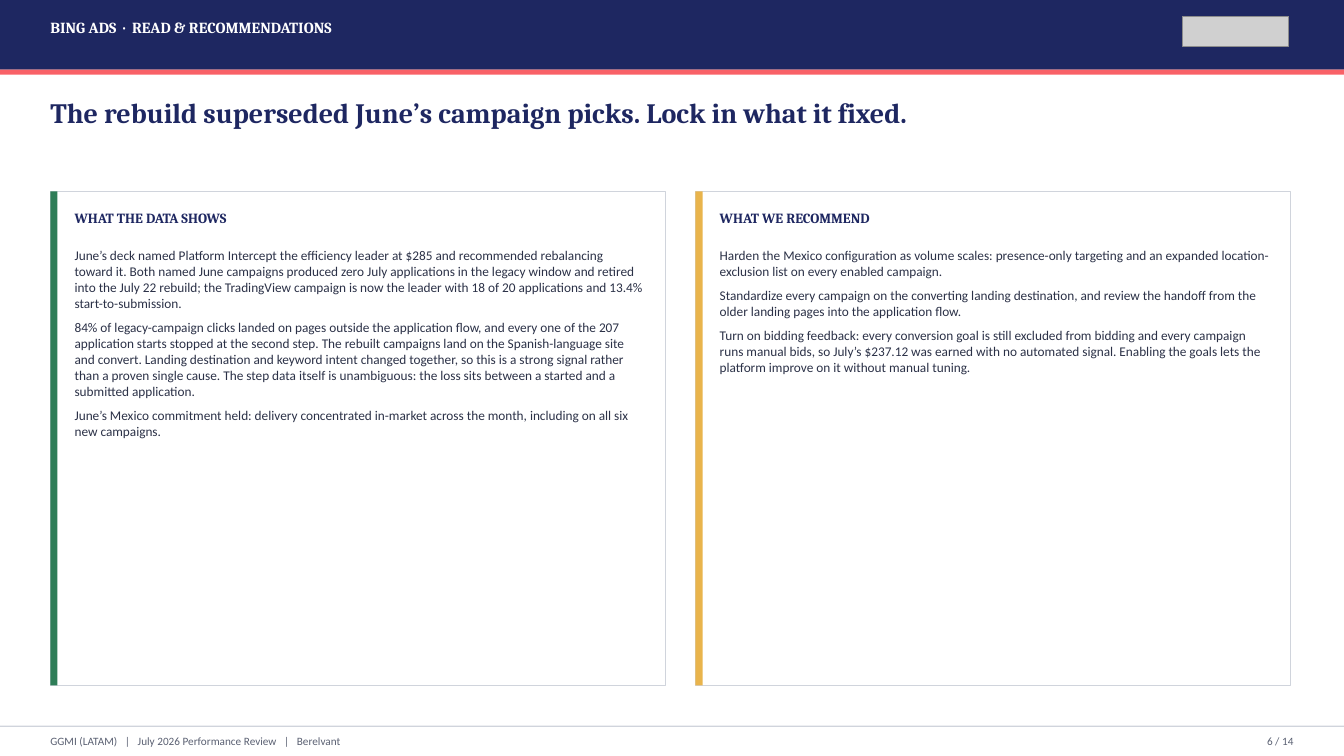
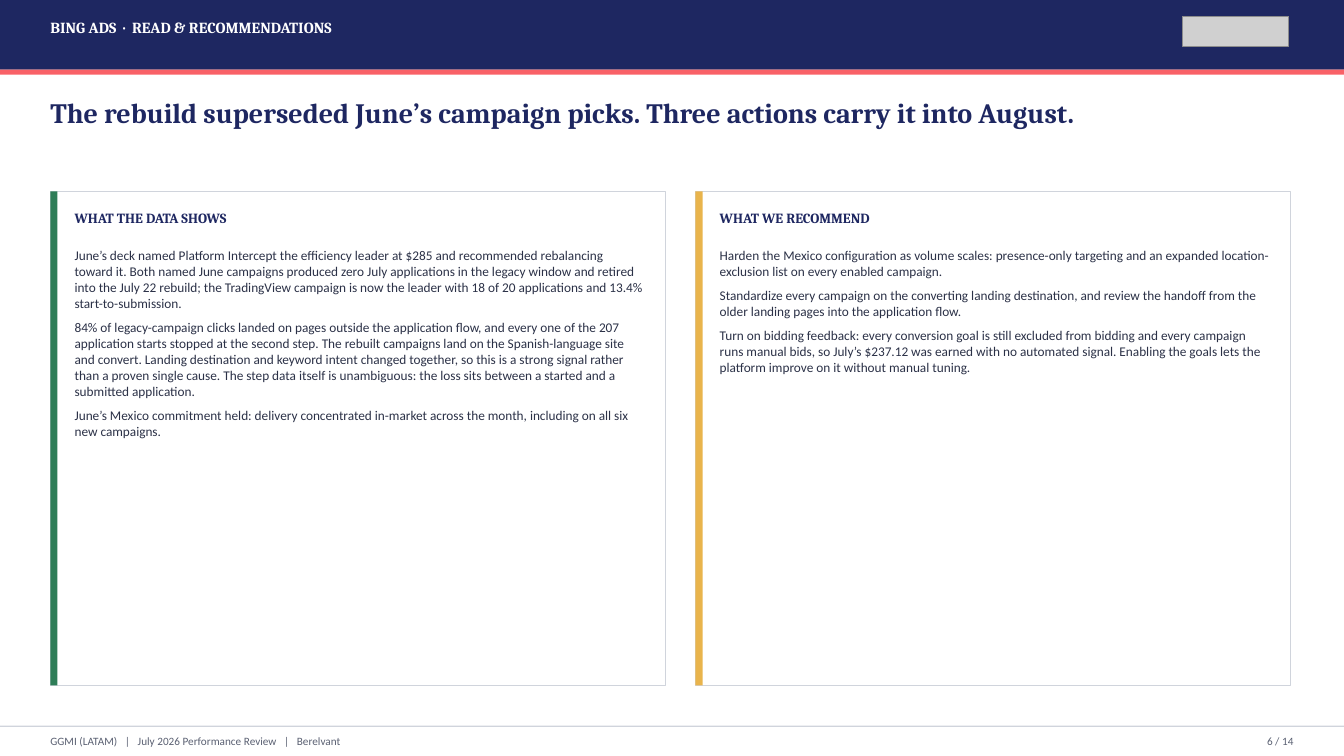
Before and after one commit to hablapro/brlvnt-reporting-hub, a slide deck: slide 6 of reports/forex/ggmi/2026-07/output/GGMI_LATAM_July_2026_Performance_Review.pptx. Drawn at 1344x756 pixels with LibreOffice and Linux fonts; fonts in the diff are those of the drawing; grey boxes stand for pictures. Boxes give left, top, right and bottom in pixels: in the first picture for what was removed or moved away, otherwise in the second. Text is boxed around its words. In the diff, an @@ line names an element or a change of style, - is before the commit and + after.

```diff
--- a/reports/forex/ggmi/2026-07/output/GGMI_LATAM_July_2026_Performance_Review.pptx
+++ b/reports/forex/ggmi/2026-07/output/GGMI_LATAM_July_2026_Performance_Review.pptx
@@ text at (50, 103, 1074, 129): text changed @@
-The rebuild superseded June’s campaign picks. Lock in what it fixed.
+The rebuild superseded June’s campaign picks. Three actions carry it into August.
```
Also in this commit, not shown: 4 other slides changed, 3 other files.
